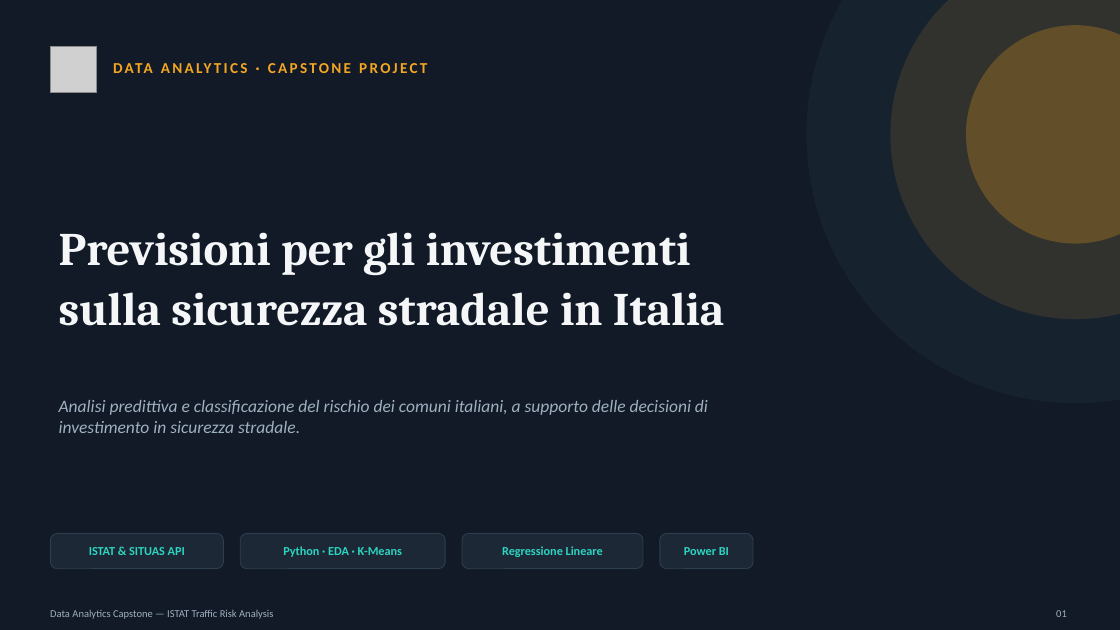
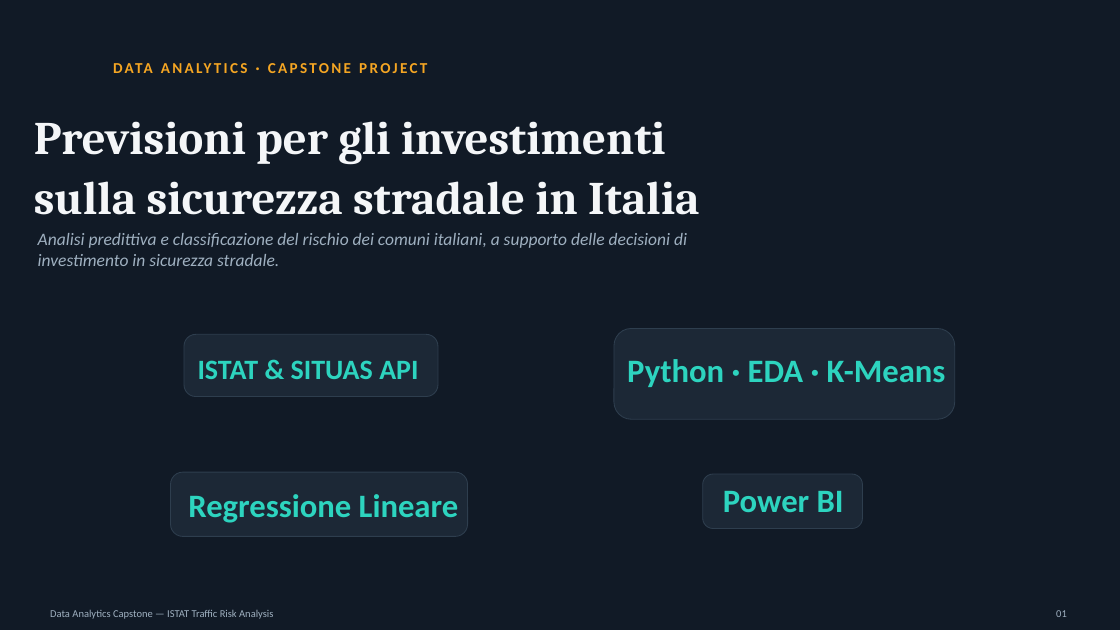
Before and after one commit to calogerosutera1/Capstone_Project_Boolean, a slide deck: slide 1 of dashboard/Presentazione_Capstone_Traffic.pptx. Drawn at 1120x630 pixels with LibreOffice and Linux fonts; fonts in the diff are those of the drawing; grey boxes stand for pictures. Boxes give left, top, right and bottom in pixels: in the first picture for what was removed or moved away, otherwise in the second. Text is boxed around its words. In the diff, an @@ line names an element or a change of style, - is before the commit and + after.

```diff
--- a/dashboard/Presentazione_Capstone_Traffic.pptx
+++ b/dashboard/Presentazione_Capstone_Traffic.pptx
@@ ellipse removed at box(807, 0, 1120, 403) @@
@@ ellipse removed at box(891, 0, 1120, 319) @@
@@ ellipse removed at box(966, 25, 1120, 244) @@
@@ picture removed at box(50, 46, 97, 92) @@
@@ text "Previsioni per gli investimenti": place and size @@
-text "Previsioni per gli investimenti" at box(59, 232, 725, 326)
+text "Previsioni per gli investimenti" at box(34, 121, 700, 215)
@@ text "Analisi predittiva e classificazione del ...": place and size @@
-text "Analisi predittiva e classificazione del ..." at box(59, 400, 708, 433)
+text "Analisi predittiva e classificazione del ..." at box(38, 233, 687, 266)
@@ size 10.5 to 28 pt in 3 elements at box(723, 491, 844, 512), box(188, 494, 458, 523), box(627, 359, 946, 387) @@
@@ text "Python · EDA · K-Means": place and size @@
-text "Python · EDA · K-Means" at box(283, 546, 402, 557)
+text "Python · EDA · K-Means" at box(627, 359, 946, 387)
@@ rounded rectangle: place and size @@
-rounded rectangle at box(240, 534, 445, 569)
+rounded rectangle at box(614, 329, 955, 419)
@@ text "ISTAT & SITUAS API": place and size @@
-text "ISTAT & SITUAS API" at box(89, 547, 185, 555)
+text "ISTAT & SITUAS API" at box(198, 360, 418, 379)
@@ text "ISTAT & SITUAS API" at box(198, 360, 418, 379): size 10.5 to 24 pt @@
@@ rounded rectangle: place and size @@
-rounded rectangle at box(50, 534, 223, 569)
+rounded rectangle at box(184, 334, 438, 397)
@@ rounded rectangle: place and size @@
-rounded rectangle at box(462, 534, 643, 569)
+rounded rectangle at box(171, 472, 468, 537)
@@ text "Regressione Lineare": place and size @@
-text "Regressione Lineare" at box(502, 546, 603, 557)
+text "Regressione Lineare" at box(188, 494, 458, 523)
@@ text "Power BI": place and size @@
-text "Power BI" at box(684, 547, 729, 555)
+text "Power BI" at box(723, 491, 844, 512)
@@ rounded rectangle: place and size @@
-rounded rectangle at box(660, 534, 754, 569)
+rounded rectangle at box(703, 474, 863, 528)
```
Also in this commit, not shown: 1 other slide changed.
